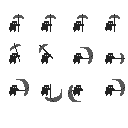
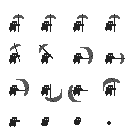
Two versions of the same layered image (128 x 128). Layer-by-layer changes:
painted on "Capa 2 copia 3" over [9, 78, 125, 127]
